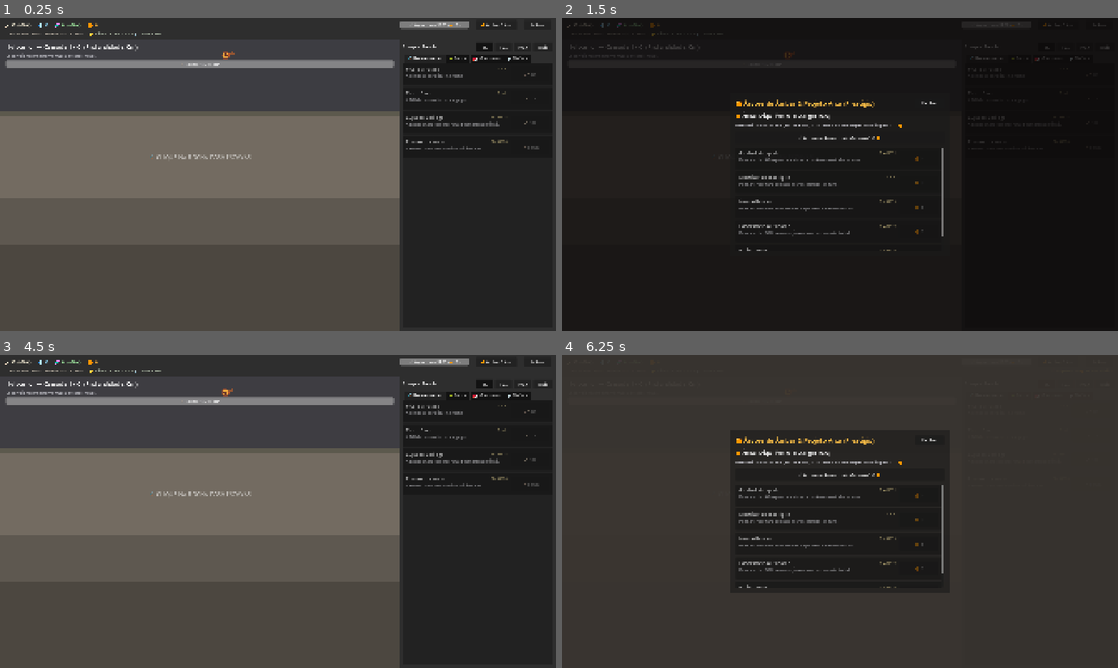
Above: before the commit, frames 1-4 (two rows, left to right).
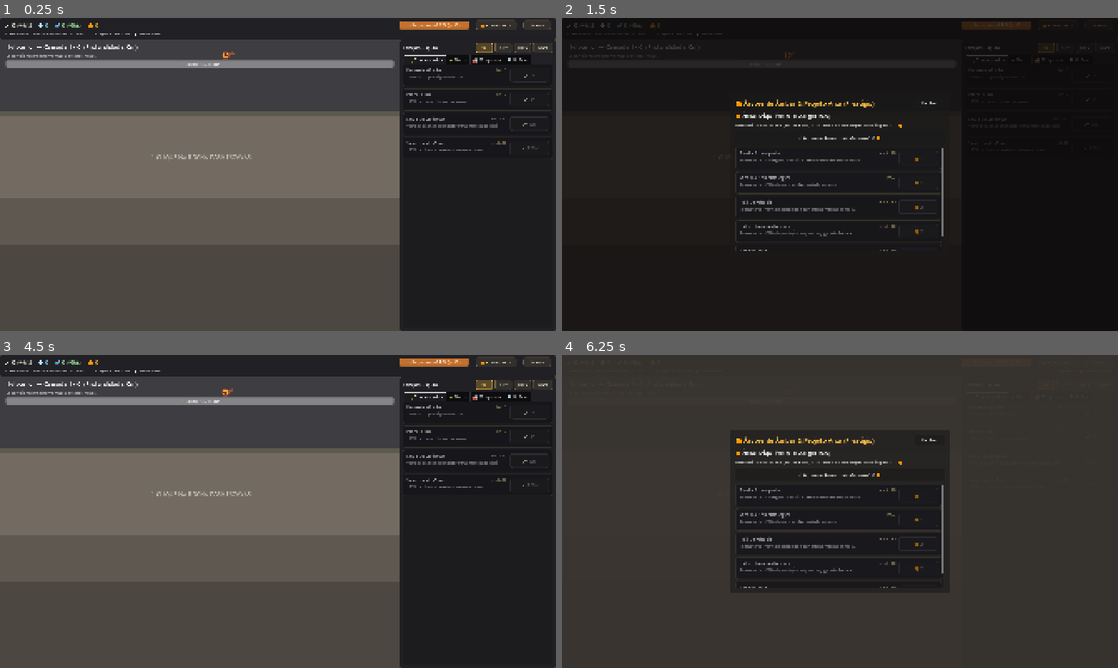
Above: after the commit, the same moments.

Repository: moretin/projeto-banger
Game: Godot game, scene res://scenes/main/Main.tscn
Two runs of this game, one before a commit and one after it. Both use one fixed random seed, a clock stepped at 60 frames per second and the inputs below.
Inputs:
- Up to frame 1 (0.25 s): no input
- Up to frame 2 (1.5 s): click "🟠 Âmbar / Arca" at 0.5 s; click "1x" at 1.25 s
- Up to frame 3 (4.5 s): click "10x" at 2 s; click "100x" at 2.75 s; click "Máx" at 3.5 s; click "Fechar" at 4.25 s
- Up to frame 4 (6.25 s): click "🟠 Âmbar / Arca" at 5 s; click "☄️ Antecipar Impacto do Meteo…" at 5.75 s

The runs differ from the first frame. In frame 1, 1.7% of the frame differs, in the area x 0-100%, y 1-43%; in frame 2, 1.4%; in frame 3, 1.7%; in frame 4, 0.6%.

Commit message:
feat(ui): apply godot-ui-control theme, focus navigation, offset transforms and headless layout test

Diff:
--- a/scenes/ui/DinoCard.gd
+++ b/scenes/ui/DinoCard.gd
@@ -27,6 +27,7 @@
 
 
 func _ready() -> void:
+	offset_transform_enabled = true
 	_assemble_button.pressed.connect(_on_assemble_pressed)
 	Events.resource_changed.connect(_on_resource_changed)
 	Events.fragments_changed.connect(_on_fragments_changed)
@@ -120,6 +121,14 @@
 	return "Dino"
 
 
+func _play_assemble_feedback() -> void:
+	if not is_inside_tree():
+		return
+	offset_transform_scale = Vector2(1.02, 1.02)
+	var tw: Tween = create_tween()
+	tw.tween_property(self, "offset_transform_scale", Vector2.ONE, 0.14).set_trans(Tween.TRANS_BACK).set_ease(Tween.EASE_OUT)
+
+
 func _on_assemble_pressed() -> void:
 	if dino_id != &"":
 		Events.dino_assembly_requested.emit(dino_id)
@@ -137,6 +146,7 @@
 func _on_dino_count_changed(changed_id: StringName, _count: int) -> void:
 	if changed_id == dino_id:
 		refresh()
+		_play_assemble_feedback()
 
 
 func _on_era_changed(_era_idx: int) -> void:
--- a/scenes/ui/DinoCard.tscn
+++ b/scenes/ui/DinoCard.tscn
@@ -1,10 +1,13 @@
-[gd_scene load_steps=2 format=3]
+[gd_scene load_steps=3 format=3]
 
 [ext_resource type="Script" path="res://scenes/ui/DinoCard.gd" id="1_dcard"]
+[ext_resource type="Theme" path="res://scenes/ui/ui_theme.tres" id="2_theme"]
 
 [node name="DinoCard" type="PanelContainer"]
 custom_minimum_size = Vector2(0, 108)
+offset_transform_enabled = true
 size_flags_horizontal = 3
+theme = ExtResource("2_theme")
 script = ExtResource("1_dcard")
 
 [node name="Margin" type="MarginContainer" parent="."]
@@ -22,6 +25,7 @@
 unique_name_in_owner = true
 custom_minimum_size = Vector2(8, 0)
 layout_mode = 2
+mouse_filter = 2
 color = Color(0.55, 0.82, 0.35, 1)
 
 [node name="InfoVBox" type="VBoxContainer" parent="Margin/HBox"]
@@ -66,6 +70,7 @@
 unique_name_in_owner = true
 custom_minimum_size = Vector2(0, 14)
 layout_mode = 2
+mouse_filter = 2
 max_value = 25.0
 show_percentage = false
 
@@ -77,6 +82,7 @@
 anchor_bottom = 1.0
 grow_horizontal = 2
 grow_vertical = 2
+mouse_filter = 2
 theme_override_font_sizes/font_size = 11
 text = "Próximo marco (×2): 0 / 25"
 horizontal_alignment = 1
@@ -87,6 +93,6 @@
 custom_minimum_size = Vector2(140, 56)
 layout_mode = 2
 size_flags_vertical = 4
-focus_mode = 0
+focus_mode = 2
 theme_override_font_sizes/font_size = 14
 text = "Reviver"
--- a/scenes/ui/HUD.tscn
+++ b/scenes/ui/HUD.tscn
@@ -1,10 +1,16 @@
-[gd_scene load_steps=2 format=3]
+[gd_scene load_steps=3 format=3]
 
 [ext_resource type="Script" path="res://scenes/ui/HUD.gd" id="1_hud"]
+[ext_resource type="Theme" path="res://scenes/ui/ui_theme.tres" id="2_theme"]
 
 [node name="HUD" type="PanelContainer"]
 custom_minimum_size = Vector2(0, 74)
+anchors_preset = 10
+anchor_right = 1.0
+offset_bottom = 74.0
+grow_horizontal = 2
 size_flags_horizontal = 3
+theme = ExtResource("2_theme")
 script = ExtResource("1_hud")
 
 [node name="Margin" type="MarginContainer" parent="."]
@@ -53,12 +59,14 @@
 [node name="Spacer" type="Control" parent="Margin/VBox/TopRow"]
 layout_mode = 2
 size_flags_horizontal = 3
+mouse_filter = 2
 
 [node name="MeteorBar" type="ProgressBar" parent="Margin/VBox/TopRow"]
 unique_name_in_owner = true
 custom_minimum_size = Vector2(240, 26)
 layout_mode = 2
 size_flags_vertical = 4
+mouse_filter = 2
 max_value = 900.0
 value = 900.0
 show_percentage = false
@@ -71,6 +79,7 @@
 anchor_bottom = 1.0
 grow_horizontal = 2
 grow_vertical = 2
+mouse_filter = 2
 theme_override_font_sizes/font_size = 13
 text = "☄️ Impacto em 15:00"
 horizontal_alignment = 1
@@ -80,7 +89,8 @@
 unique_name_in_owner = true
 custom_minimum_size = Vector2(140, 32)
 layout_mode = 2
-focus_mode = 0
+focus_neighbor_right = NodePath("../SettingsButton")
+focus_mode = 2
 theme_override_font_sizes/font_size = 14
 text = "🟠 Âmbar / Arca"
 
@@ -88,7 +98,8 @@
 unique_name_in_owner = true
 custom_minimum_size = Vector2(95, 32)
 layout_mode = 2
-focus_mode = 0
+focus_neighbor_left = NodePath("../PrestigeButton")
+focus_mode = 2
 theme_override_font_sizes/font_size = 14
 text = "⚙️ Save"
 
@@ -114,6 +125,7 @@
 unique_name_in_owner = true
 layout_mode = 2
 size_flags_horizontal = 3
+mouse_filter = 2
 theme_override_colors/font_color = Color(1, 0.88, 0.38, 1)
 theme_override_font_sizes/font_size = 14
 text = ""
--- a/scenes/ui/UpgradeCard.gd
+++ b/scenes/ui/UpgradeCard.gd
@@ -20,6 +20,7 @@
 
 
 func _ready() -> void:
+	offset_transform_enabled = true
 	_buy_button.pressed.connect(_on_buy_pressed)
 	Events.resource_changed.connect(_on_state_changed_res)
 	Events.upgrade_purchased.connect(_on_upgrade_purchased)
@@ -84,6 +85,14 @@
 	return "•"
 
 
+func _play_purchase_feedback() -> void:
+	if not is_inside_tree():
+		return
+	offset_transform_scale = Vector2(1.02, 1.02)
+	var tw: Tween = create_tween()
+	tw.tween_property(self, "offset_transform_scale", Vector2.ONE, 0.14).set_trans(Tween.TRANS_BACK).set_ease(Tween.EASE_OUT)
+
+
 func _on_buy_pressed() -> void:
 	if upgrade_id != &"":
 		Events.upgrade_purchase_requested.emit(upgrade_id, GameState.buy_multiplier)
@@ -93,8 +102,10 @@
 	refresh()
 
 
-func _on_upgrade_purchased(_upg_id: StringName, _new_level: int) -> void:
+func _on_upgrade_purchased(upg_id: StringName, _new_level: int) -> void:
 	refresh()
+	if upg_id == upgrade_id:
+		_play_purchase_feedback()
 
 
 func _on_multiplier_changed(_mult: int) -> void:
--- a/scenes/ui/UpgradeCard.tscn
+++ b/scenes/ui/UpgradeCard.tscn
@@ -1,10 +1,13 @@
-[gd_scene load_steps=2 format=3]
+[gd_scene load_steps=3 format=3]
 
 [ext_resource type="Script" path="res://scenes/ui/UpgradeCard.gd" id="1_ucard"]
+[ext_resource type="Theme" path="res://scenes/ui/ui_theme.tres" id="2_theme"]
 
 [node name="UpgradeCard" type="PanelContainer"]
 custom_minimum_size = Vector2(0, 76)
+offset_transform_enabled = true
 size_flags_horizontal = 3
+theme = ExtResource("2_theme")
 script = ExtResource("1_ucard")
 
 [node name="Margin" type="MarginContainer" parent="."]
@@ -54,6 +57,6 @@
 custom_minimum_size = Vector2(135, 48)
 layout_mode = 2
 size_flags_vertical = 4
-focus_mode = 0
+focus_mode = 2
 theme_override_font_sizes/font_size = 15
 text = "🦴 10"
--- a/scenes/ui/UpgradePanel.gd
+++ b/scenes/ui/UpgradePanel.gd
@@ -33,10 +33,18 @@
 	_btn_10x.pressed.connect(func() -> void: GameState.set_buy_multiplier(10))
 	_btn_100x.pressed.connect(func() -> void: GameState.set_buy_multiplier(100))
 	_btn_max.pressed.connect(func() -> void: GameState.set_buy_multiplier(GameState.BUY_MAX))
+	_tab_container.tab_changed.connect(_on_tab_changed)
 
 	Events.buy_multiplier_changed.connect(_update_multiplier_buttons)
 	_populate_all()
 	_update_multiplier_buttons(GameState.buy_multiplier)
+	grab_initial_focus()
+
+
+## Garante foco inicial para navegação por teclado/gamepad (godot-ui-control).
+func grab_initial_focus() -> void:
+	if _btn_1x != null and _btn_1x.is_visible_in_tree():
+		_btn_1x.grab_focus()
 
 
 func _populate_all() -> void:
@@ -70,3 +78,9 @@
 	_btn_10x.button_pressed = (mult == 10)
 	_btn_100x.button_pressed = (mult == 100)
 	_btn_max.button_pressed = (mult == GameState.BUY_MAX)
+
+
+func _on_tab_changed(_tab: int) -> void:
+	var vp: Viewport = get_viewport()
+	if vp != null and vp.gui_get_focus_owner() == null:
+		grab_initial_focus()
--- a/scenes/ui/UpgradePanel.tscn
+++ b/scenes/ui/UpgradePanel.tscn
@@ -1,10 +1,19 @@
-[gd_scene load_steps=2 format=3]
+[gd_scene load_steps=3 format=3]
 
 [ext_resource type="Script" path="res://scenes/ui/UpgradePanel.gd" id="1_upanel"]
+[ext_resource type="Theme" path="res://scenes/ui/ui_theme.tres" id="2_theme"]
 
 [node name="UpgradePanel" type="PanelContainer"]
 custom_minimum_size = Vector2(540, 0)
+anchors_preset = 11
+anchor_left = 1.0
+anchor_right = 1.0
+anchor_bottom = 1.0
+offset_left = -540.0
+grow_horizontal = 0
+grow_vertical = 2
 size_flags_vertical = 3
+theme = ExtResource("2_theme")
 script = ExtResource("1_upanel")
 
 [node name="Margin" type="MarginContainer" parent="."]
@@ -32,7 +41,8 @@
 unique_name_in_owner = true
 custom_minimum_size = Vector2(58, 32)
 layout_mode = 2
-focus_mode = 0
+focus_neighbor_right = NodePath("../Btn10x")
+focus_mode = 2
 toggle_mode = true
 button_pressed = true
 text = "1x"
@@ -41,7 +51,9 @@
 unique_name_in_owner = true
 custom_minimum_size = Vector2(58, 32)
 layout_mode = 2
-focus_mode = 0
+focus_neighbor_left = NodePath("../Btn1x")
+focus_neighbor_right = NodePath("../Btn100x")
+focus_mode = 2
 toggle_mode = true
 text = "10x"
 
@@ -49,7 +61,9 @@
 unique_name_in_owner = true
 custom_minimum_size = Vector2(58, 32)
 layout_mode = 2
-focus_mode = 0
+focus_neighbor_left = NodePath("../Btn10x")
+focus_neighbor_right = NodePath("../BtnMax")
+focus_mode = 2
 toggle_mode = true
 text = "100x"
 
@@ -57,7 +71,8 @@
 unique_name_in_owner = true
 custom_minimum_size = Vector2(68, 32)
 layout_mode = 2
-focus_mode = 0
+focus_neighbor_left = NodePath("../Btn100x")
+focus_mode = 2
 toggle_mode = true
 text = "Máx"
 
@@ -66,9 +81,11 @@
 layout_mode = 2
 size_flags_vertical = 3
 current_tab = 0
+tab_focus_mode = 2
 
 [node name="Ferramentas" type="ScrollContainer" parent="Margin/VBox/TabContainer"]
 layout_mode = 2
+follow_focus = true
 horizontal_scroll_mode = 0
 metadata/_tab_index = 0
 
@@ -81,6 +98,7 @@
 [node name="Dinos" type="ScrollContainer" parent="Margin/VBox/TabContainer"]
 visible = false
 layout_mode = 2
+follow_focus = true
 horizontal_scroll_mode = 0
 metadata/_tab_index = 1
 
@@ -116,6 +134,7 @@
 [node name="Maquinas" type="ScrollContainer" parent="Margin/VBox/TabContainer"]
 visible = false
 layout_mode = 2
+follow_focus = true
 horizontal_scroll_mode = 0
 metadata/_tab_index = 2
 
@@ -128,6 +147,7 @@
 [node name="Defesa" type="ScrollContainer" parent="Margin/VBox/TabContainer"]
 visible = false
 layout_mode = 2
+follow_focus = true
 horizontal_scroll_mode = 0
 metadata/_tab_index = 3
 
--- /dev/null
+++ b/scenes/ui/test_ui_layout.gd
@@ -0,0 +1,81 @@
+extends SceneTree
+## Teste headless de layout e foco da UI [B2] em múltiplas resoluções (godot-ui-control Pattern 4).
+##
+## Execução:
+##   godot --headless --path . --script res://scenes/ui/test_ui_layout.gd
+##
+## Com viewport base 1920x1080, stretch mode `canvas_items` e aspect `expand`:
+##   • 16:9  → 1920x1080
+##   • 21:9  → 2560x1080
+##   • 4:3   → 1920x1440
+
+const SIZES: Array[Vector2i] = [
+	Vector2i(1920, 1080),
+	Vector2i(2560, 1080),
+	Vector2i(1920, 1440),
+]
+
+const HUD_SCENE: PackedScene = preload("res://scenes/ui/HUD.tscn")
+const UPGRADE_PANEL_SCENE: PackedScene = preload("res://scenes/ui/UpgradePanel.tscn")
+
+
+func _initialize() -> void:
+	var failed: int = 0
+	for size: Vector2i in SIZES:
+		var vp: SubViewport = SubViewport.new()
+		vp.size = size
+		root.add_child(vp)
+
+		var ui_root: VBoxContainer = VBoxContainer.new()
+		ui_root.set_anchors_and_offsets_preset(Control.PRESET_FULL_RECT)
+		ui_root.add_theme_constant_override("separation", 0)
+		vp.add_child(ui_root)
+
+		var hud: Control = HUD_SCENE.instantiate() as Control
+		ui_root.add_child(hud)
+
+		var body_split: HBoxContainer = HBoxContainer.new()
+		body_split.size_flags_vertical = Control.SIZE_EXPAND_FILL
+		body_split.add_theme_constant_override("separation", 0)
+		ui_root.add_child(body_split)
+
+		var dig_placeholder: Control = Control.new()
+		dig_placeholder.size_flags_horizontal = Control.SIZE_EXPAND_FILL
+		dig_placeholder.size_flags_vertical = Control.SIZE_EXPAND_FILL
+		dig_placeholder.mouse_filter = Control.MOUSE_FILTER_IGNORE
+		body_split.add_child(dig_placeholder)
+
+		var panel: Control = UPGRADE_PANEL_SCENE.instantiate() as Control
+		body_split.add_child(panel)
+
+		await process_frame
+		await process_frame
+
+		var screen: Rect2 = Rect2(Vector2.ZERO, Vector2(size))
+		for node: Node in ui_root.find_children("*", "Control", true, false):
+			var c: Control = node as Control
+			if c == null or not c.is_visible_in_tree():
+				continue
+			if _is_inside_scroll_container(c, ui_root):
+				continue
+			if not screen.encloses(c.get_global_rect()):
+				failed += 1
+				push_error("%s off-screen at %s: %s" % [ui_root.get_path_to(c), size, c.get_global_rect()])
+
+		if vp.gui_get_focus_owner() == null:
+			failed += 1
+			push_error("nothing has focus at %s, so a gamepad cannot navigate" % size)
+
+		vp.free()
+
+	print("Results: %d failed" % failed)
+	quit(1 if failed > 0 else 0)
+
+
+static func _is_inside_scroll_container(node: Control, stop_at: Node) -> bool:
+	var p: Node = node.get_parent()
+	while p != null and p != stop_at:
+		if p is ScrollContainer:
+			return true
+		p = p.get_parent()
+	return false
--- /dev/null
+++ b/scenes/ui/ui_theme.tres
@@ -0,0 +1,127 @@
+[gd_resource type="Theme" load_steps=9 format=3]
+
+[sub_resource type="StyleBoxFlat" id="StyleBoxFlat_btn_disabled"]
+content_margin_left = 10.0
+content_margin_top = 6.0
+content_margin_right = 10.0
+content_margin_bottom = 6.0
+bg_color = Color(0.14, 0.14, 0.16, 0.75)
+border_width_left = 1
+border_width_top = 1
+border_width_right = 1
+border_width_bottom = 1
+border_color = Color(0.25, 0.25, 0.28, 0.6)
+corner_radius_top_left = 6
+corner_radius_top_right = 6
+corner_radius_bottom_right = 6
+corner_radius_bottom_left = 6
+
+[sub_resource type="StyleBoxFlat" id="StyleBoxFlat_btn_focus"]
+content_margin_left = 10.0
+content_margin_top = 6.0
+content_margin_right = 10.0
+content_margin_bottom = 6.0
+bg_color = Color(0.22, 0.2, 0.16, 0.25)
+border_width_left = 2
+border_width_top = 2
+border_width_right = 2
+border_width_bottom = 2
+border_color = Color(1, 0.78, 0.28, 1)
+corner_radius_top_left = 6
+corner_radius_top_right = 6
+corner_radius_bottom_right = 6
+corner_radius_bottom_left = 6
+
+[sub_resource type="StyleBoxFlat" id="StyleBoxFlat_btn_hover"]
+content_margin_left = 10.0
+content_margin_top = 6.0
+content_margin_right = 10.0
+content_margin_bottom = 6.0
+bg_color = Color(0.28, 0.25, 0.2, 1)
+border_width_left = 1
+border_width_top = 1
+border_width_right = 1
+border_width_bottom = 1
+border_color = Color(0.85, 0.68, 0.32, 1)
+corner_radius_top_left = 6
+corner_radius_top_right = 6
+corner_radius_bottom_right = 6
+corner_radius_bottom_left = 6
+
+[sub_resource type="StyleBoxFlat" id="StyleBoxFlat_btn_normal"]
+content_margin_left = 10.0
+content_margin_top = 6.0
+content_margin_right = 10.0
+content_margin_bottom = 6.0
+bg_color = Color(0.2, 0.19, 0.17, 1)
+border_width_left = 1
+border_width_top = 1
+border_width_right = 1
+border_width_bottom = 1
+border_color = Color(0.42, 0.38, 0.3, 1)
+corner_radius_top_left = 6
+corner_radius_top_right = 6
+corner_radius_bottom_right = 6
+corner_radius_bottom_left = 6
+
+[sub_resource type="StyleBoxFlat" id="StyleBoxFlat_btn_pressed"]
+content_margin_left = 10.0
+content_margin_top = 6.0
+content_margin_right = 10.0
+content_margin_bottom = 6.0
+bg_color = Color(0.36, 0.29, 0.16, 1)
+border_width_left = 2
+border_width_top = 2
+border_width_right = 2
+border_width_bottom = 2
+border_color = Color(1, 0.78, 0.28, 1)
+corner_radius_top_left = 6
+corner_radius_top_right = 6
+corner_radius_bottom_right = 6
+corner_radius_bottom_left = 6
+
+[sub_resource type="StyleBoxFlat" id="StyleBoxFlat_panel"]
+bg_color = Color(0.12, 0.12, 0.14, 0.96)
+border_width_left = 1
+border_width_top = 1
+border_width_right = 1
+border_width_bottom = 1
+border_color = Color(0.28, 0.26, 0.22, 1)
+corner_radius_top_left = 6
+corner_radius_top_right = 6
+corner_radius_bottom_right = 6
+corner_radius_bottom_left = 6
+
+[sub_resource type="StyleBoxFlat" id="StyleBoxFlat_progress_bg"]
+bg_color = Color(0.08, 0.08, 0.1, 0.9)
+border_width_left = 1
+border_width_top = 1
+border_width_right = 1
+border_width_bottom = 1
+border_color = Color(0.3, 0.28, 0.24, 1)
+corner_radius_top_left = 4
+corner_radius_top_right = 4
+corner_radius_bottom_right = 4
+corner_radius_bottom_left = 4
+
+[sub_resource type="StyleBoxFlat" id="StyleBoxFlat_progress_fill"]
+bg_color = Color(0.85, 0.48, 0.18, 0.9)
+corner_radius_top_left = 4
+corner_radius_top_right = 4
+corner_radius_bottom_right = 4
+corner_radius_bottom_left = 4
+
+[resource]
+Button/colors/font_color = Color(0.95, 0.93, 0.88, 1)
+Button/colors/font_disabled_color = Color(0.55, 0.55, 0.58, 0.8)
+Button/colors/font_focus_color = Color(1, 0.95, 0.8, 1)
+Button/colors/font_hover_color = Color(1, 0.96, 0.84, 1)
+Button/colors/font_pressed_color = Color(1, 0.86, 0.45, 1)
+Button/styles/disabled = SubResource("StyleBoxFlat_btn_disabled")
+Button/styles/focus = SubResource("StyleBoxFlat_btn_focus")
+Button/styles/hover = SubResource("StyleBoxFlat_btn_hover")
+Button/styles/normal = SubResource("StyleBoxFlat_btn_normal")
+Button/styles/pressed = SubResource("StyleBoxFlat_btn_pressed")
+PanelContainer/styles/panel = SubResource("StyleBoxFlat_panel")
+ProgressBar/styles/background = SubResource("StyleBoxFlat_progress_bg")
+ProgressBar/styles/fill = SubResource("StyleBoxFlat_progress_fill")
